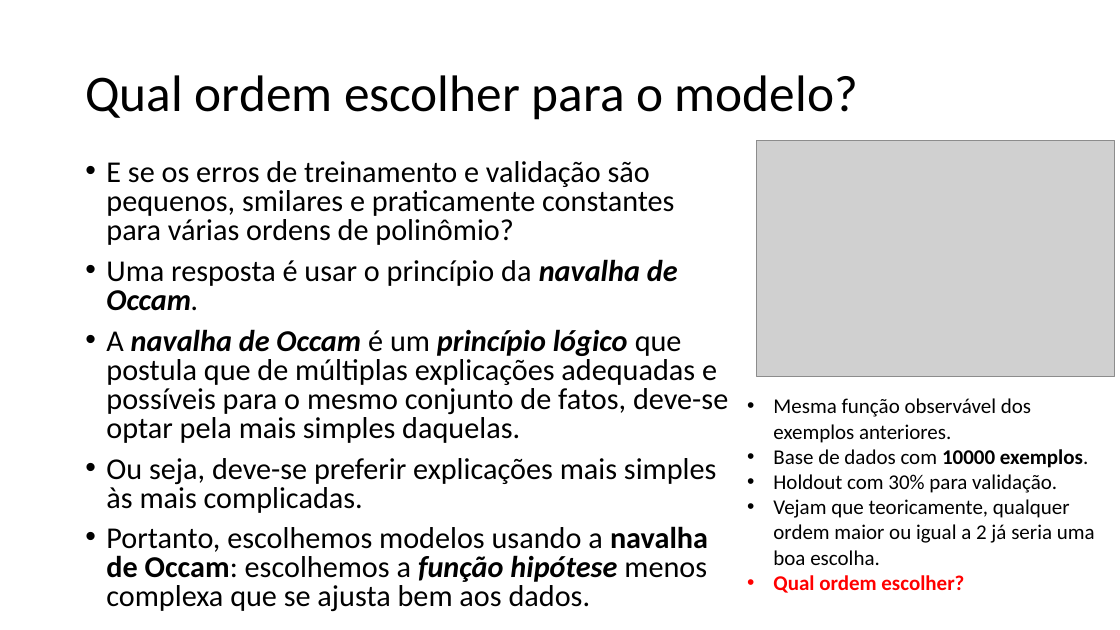
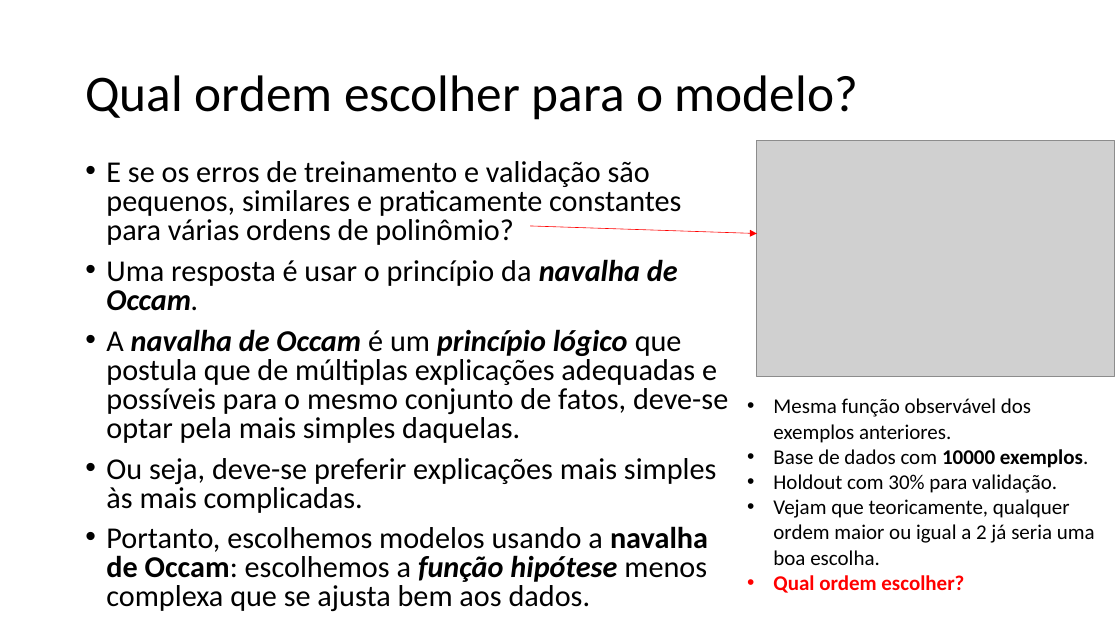
Before and after one commit to zz4fap/t319_aprendizado_de_maquina, a slide deck: slide 12 of slides/T319_Regressão_Linear (Parte V).pptx. Drawn at 1120x630 pixels with LibreOffice and Linux fonts; fonts in the diff are those of the drawing; grey boxes stand for pictures. Boxes give left, top, right and bottom in pixels: in the first picture for what was removed or moved away, otherwise in the second. Text is boxed around its words. In the diff, an @@ line names an element or a change of style, - is before the commit and + after.

```diff
--- a/slides/T319_Regressão_Linear (Parte V).pptx
+++ b/slides/T319_Regressão_Linear (Parte V).pptx
@@ text at [106,161,681,245]: text changed @@
-• E se os erros de treinamento e validação são pequenos, smilares e praticamente constantes para várias ordens de polinômio?
+• E se os erros de treinamento e validação são pequenos, similares e praticamente constantes para várias ordens de polinômio?
@@ arrow added from (530, 226) to (757, 234), #FF0000 0.5 pt @@
```
Also in this commit, not shown: 8 other slides changed, 3 other files.
